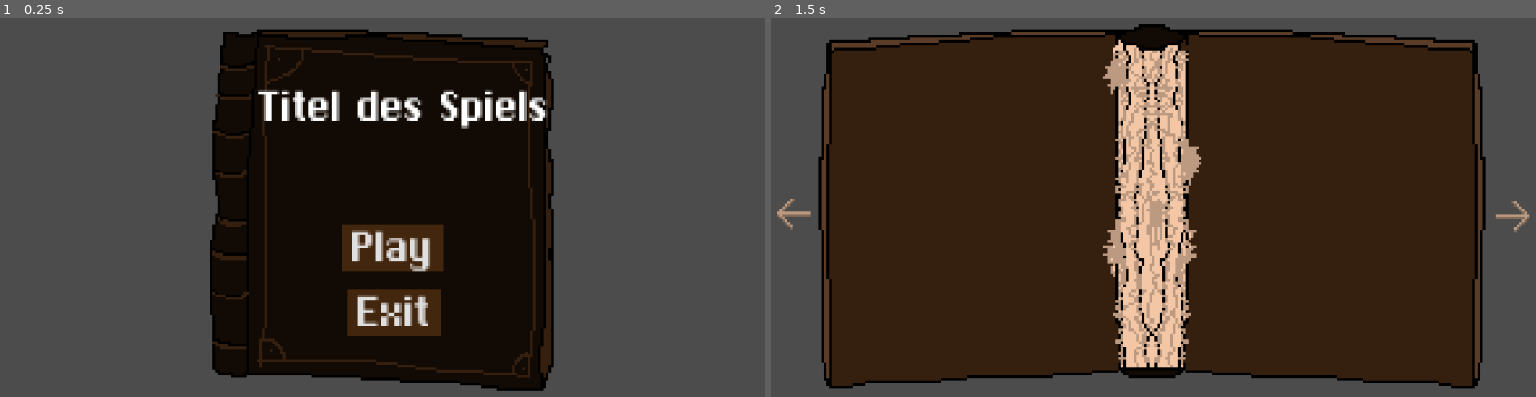
Above: before the commit, frames 1-2 (left to right).
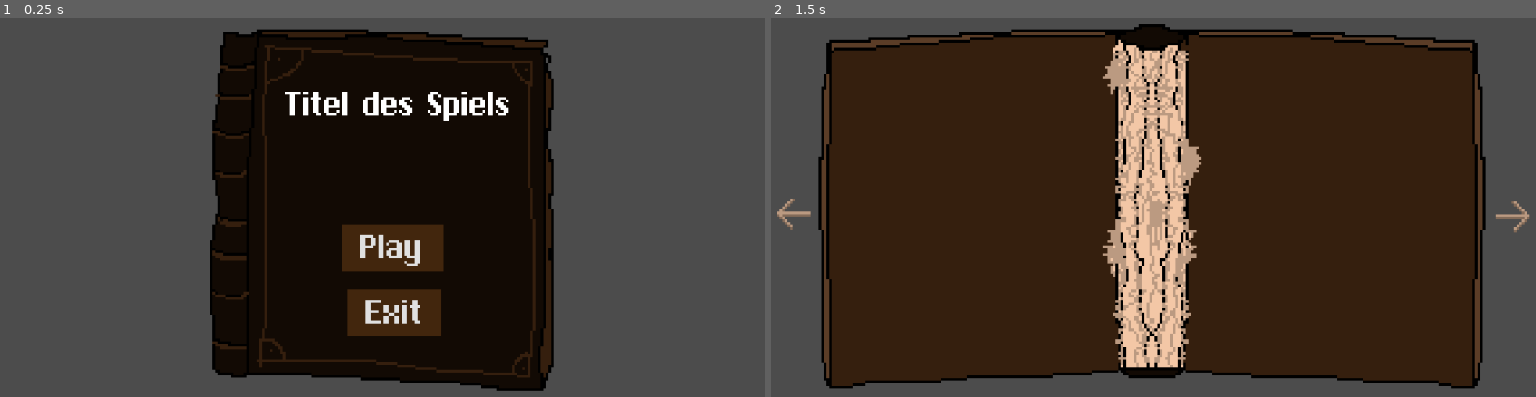
Above: after the commit, the same moments.

Repository: LiquidFun/Maerchentrubel
Game: Godot game, scene res://Scenes/Levels/MainMenu.tscn
The game is run twice, just before and just after one commit, with the same random seed, the same clock (stepped at 60 frames per second) and the same inputs. This scene is started directly instead of the project's main scene.
Inputs (mouse positions are in pixels of both pictures, inside the frame that each line leads up to):
- Up to frame 1 (0.25 s): no input
- Up to frame 2 (1.5 s): click "Play" at 0.5 s; click (793, 215) at 1.25 s

The runs differ from the first frame. In frame 1, 3.0% of the frame differs, in the area x 33-72%, y 18-82%; in frame 2, nothing differs.

Commit message:
Fix font and chirping.

Diff:
--- a/Resources/Fonts/ChiKareGo.tres
+++ b/Resources/Fonts/ChiKareGo.tres
@@ -3,5 +3,4 @@
 [ext_resource path="res://Resources/Fonts/ChiKareGo.ttf" type="DynamicFontData" id=1]
 
 [resource]
-size = 20
 font_data = ExtResource( 1 )
--- a/Scenes/Levels/MainMenu.tscn
+++ b/Scenes/Levels/MainMenu.tscn
@@ -51,10 +51,10 @@
 }
 
 [node name="Label" type="Label" parent="."]
-margin_left = -47.0907
-margin_top = -48.0
-margin_right = 64.9093
-margin_bottom = -30.0
+margin_left = -36.7946
+margin_top = -47.2649
+margin_right = 52.2054
+margin_bottom = -29.2649
 custom_fonts/font = ExtResource( 2 )
 text = "Titel des Spiels"
 __meta__ = {
--- a/Scenes/Levels/TestLevel.tscn
+++ b/Scenes/Levels/TestLevel.tscn
@@ -63,5 +63,3 @@
 teleport_location = Vector2( 472, 402 )
 
 [node name="CombatManager" parent="." instance=ExtResource( 4 )]
-
-[connection signal="health_changed" from="Navigation2D/Trees/Player" to="Navigation2D/Trees/Player/HPBar" method="_on_Player_health_changed"]
--- a/Scripts/ForestAmbienceAudioPlayer.gd
+++ b/Scripts/ForestAmbienceAudioPlayer.gd
@@ -33,9 +33,8 @@
 
 func play():
 	stopped = false
-	rng.randomize()
-	var i = rng.randi_range(0,len(sounds) - 1)
-	var p = AudioManager.play(sounds[i], -5)
+	var i = rng.randi_range(0, len(sounds) - 1)
+	var p = AudioManager.play(sounds[i])
 	p.connect("finished", self, "_on_stream_finished", [p])
 
 func stop():
--- a/Scripts/ShuffleAudioPlayer.gd
+++ b/Scripts/ShuffleAudioPlayer.gd
@@ -24,7 +24,7 @@
 
 func play():
 	stopped = false
-	var i = rng.randi_range(0,len(sounds) - 1)
+	var i = rng.randi_range(0, len(sounds) - 1)
 	var p = AudioManager.play(sounds[i])
 	p.connect("finished", self, "_on_stream_finished", [p])
 
